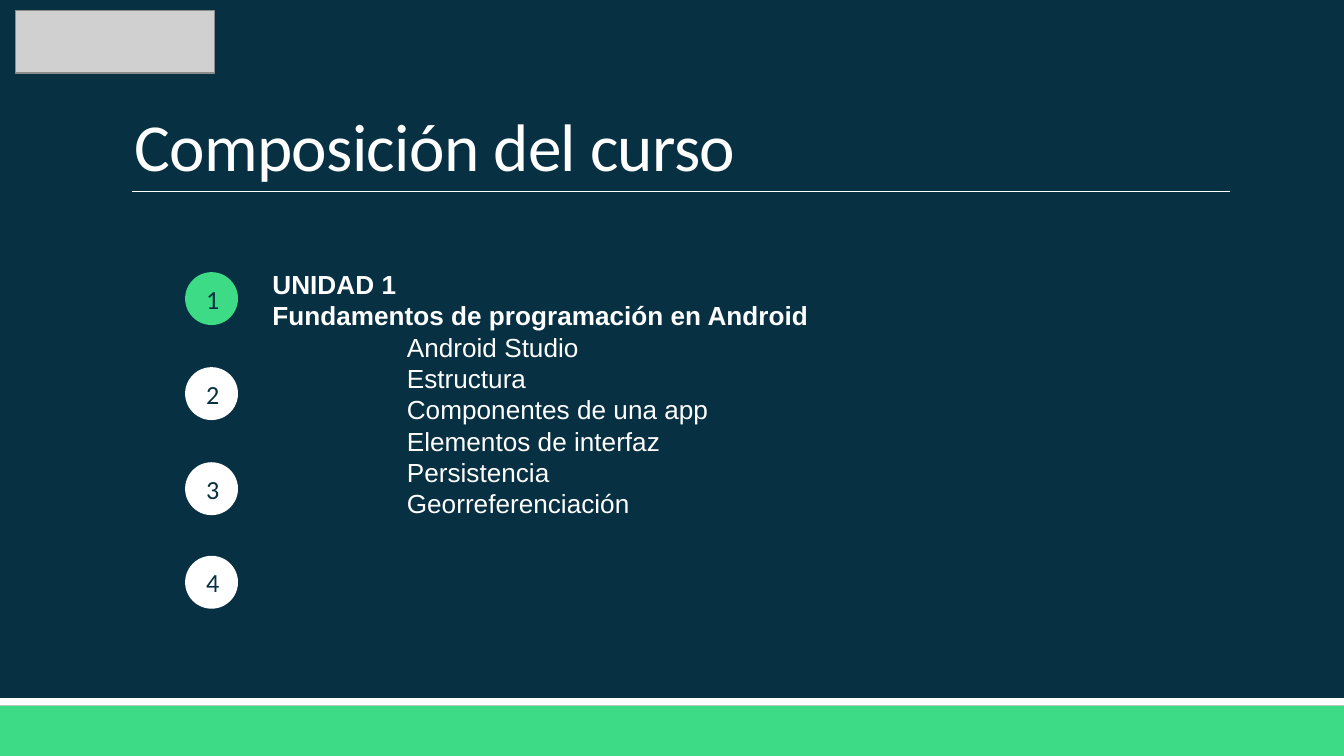
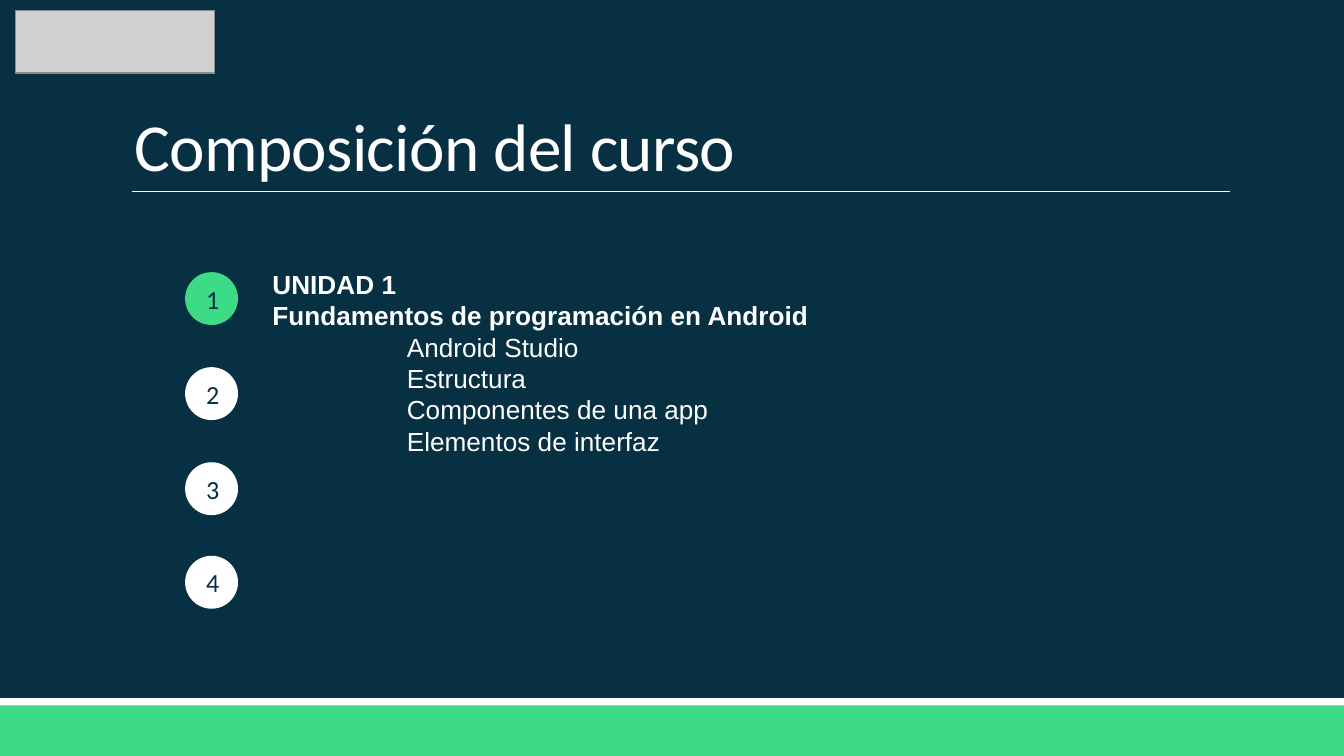
Before and after one commit to Domiciano/AppMoviles202, a slide deck: slide 3 of Semana 1/Clase 1 - Diagramación.pptx. Drawn at 1344x756 pixels with LibreOffice and Linux fonts; fonts in the diff are those of the drawing; grey boxes stand for pictures. Boxes give left, top, right and bottom in pixels: in the first picture for what was removed or moved away, otherwise in the second. Text is boxed around its words. In the diff, an @@ line names an element or a change of style, - is before the commit and + after.

```diff
--- a/Semana 1/Clase 1 - Diagramación.pptx
+++ b/Semana 1/Clase 1 - Diagramación.pptx
@@ text at [407,463,629,514]: paragraphs removed @@
-Persistencia
-Georreferenciación
```
Also in this commit, not shown: 5 other slides changed, 19 slides added, 15 slides removed.
